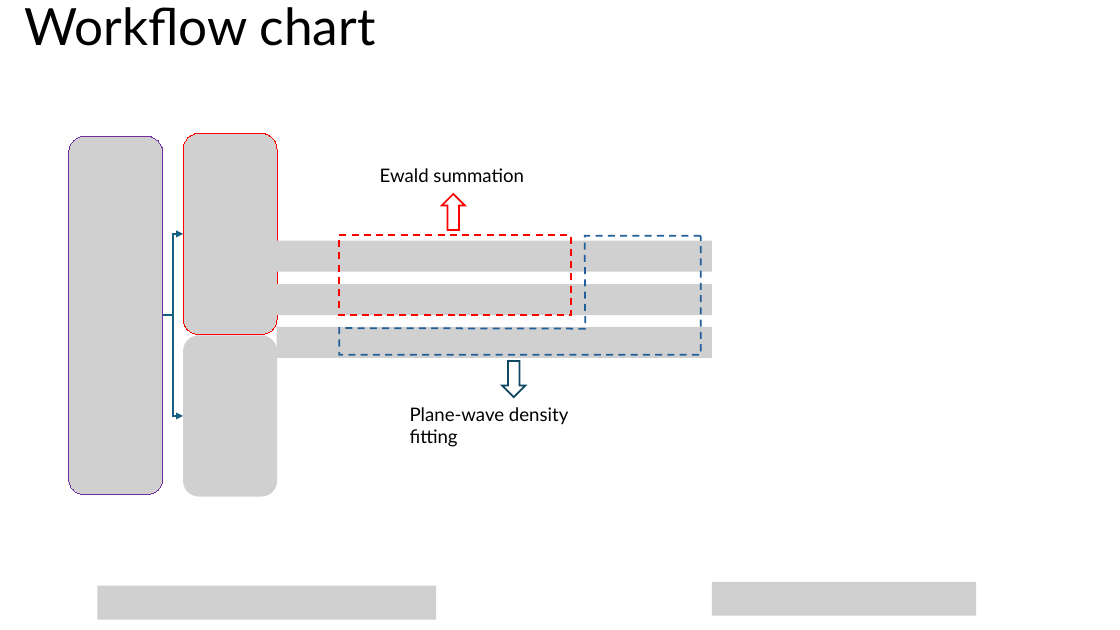
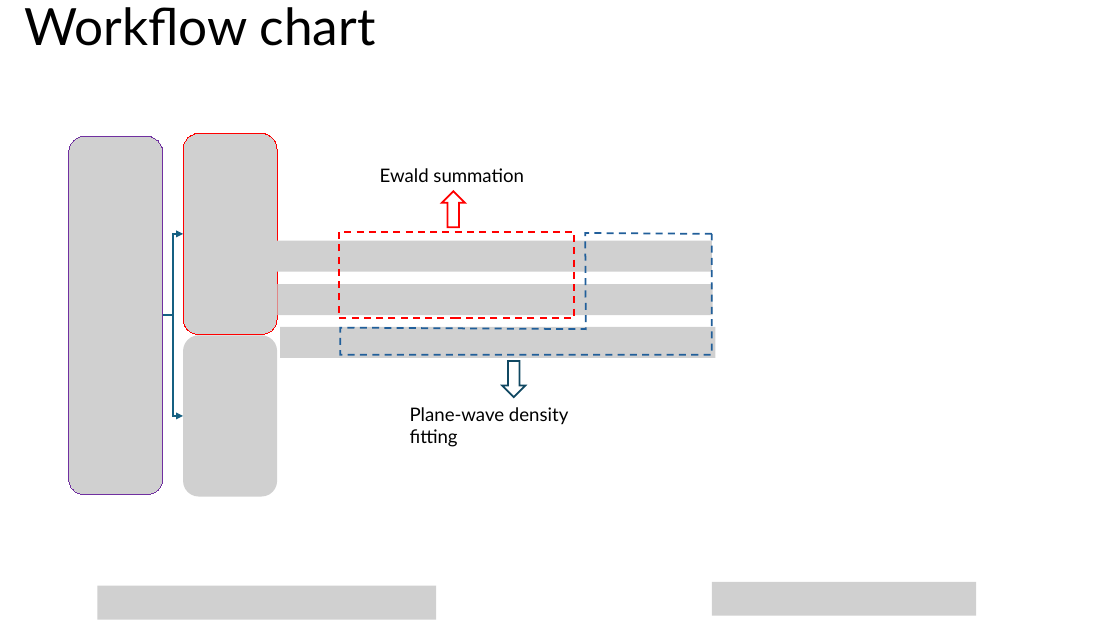
Before and after one commit to JoonhoLee-Group/efficient_all_electron_periodic_ftc_method, a slide deck: slide 3 of rij_data_plot_final.pptx. Drawn at 1120x630 pixels with LibreOffice and Linux fonts; fonts in the diff are those of the drawing; grey boxes stand for pictures. Boxes give left, top, right and bottom in pixels: in the first picture for what was removed or moved away, otherwise in the second. Text is boxed around its words. In the diff, an @@ line names an element or a change of style, - is before the commit and + after.

```diff
--- a/rij_data_plot_final.pptx
+++ b/rij_data_plot_final.pptx
@@ rectangle added at (55,118,712,502), fill #FFFFFF @@
@@ rectangle: place and size @@
-rectangle at (339,235,571,316)
+rectangle at (339,232,575,318)
@@ freeform shape: place and size @@
-freeform shape at (339,236,701,355)
+freeform shape at (340,233,712,355)
@@ picture: place and size @@
-picture at (276,327,712,358)
+picture at (281,327,716,358)
```
Also in this commit, not shown: 1 other slide changed, 32 other files.
